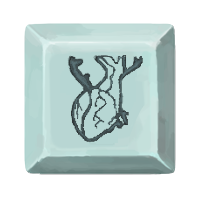
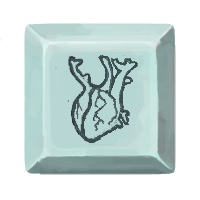
Layered file, before and after one edit (200x200). Changes by layer:
removed layer "Layer" over box(67, 55, 144, 143)
painted on "DefaultCharacterButton.png" over box(0, 38, 145, 143)
